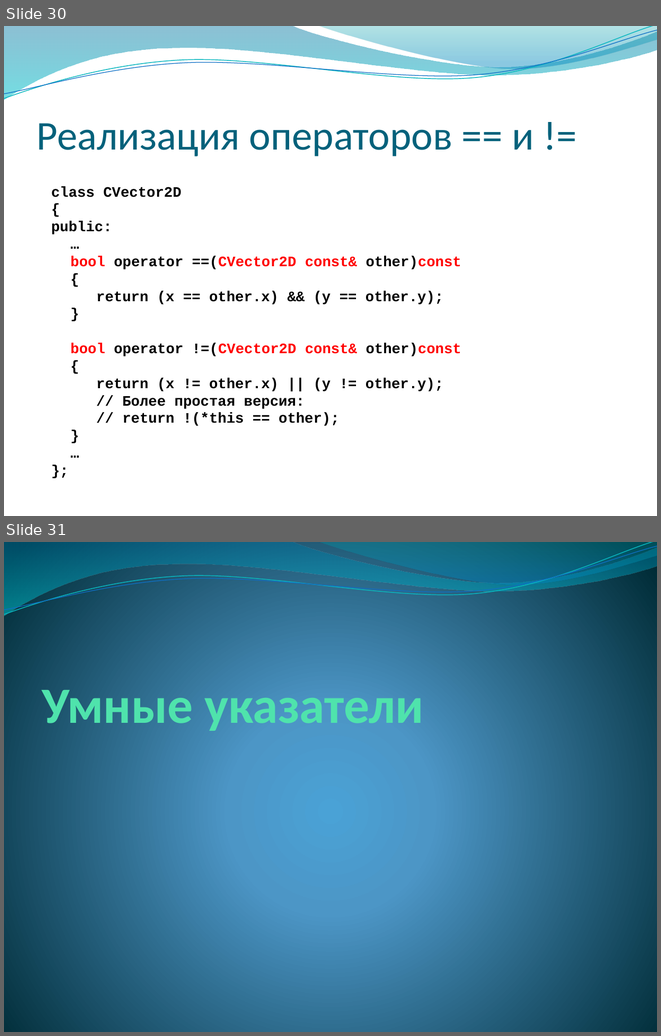
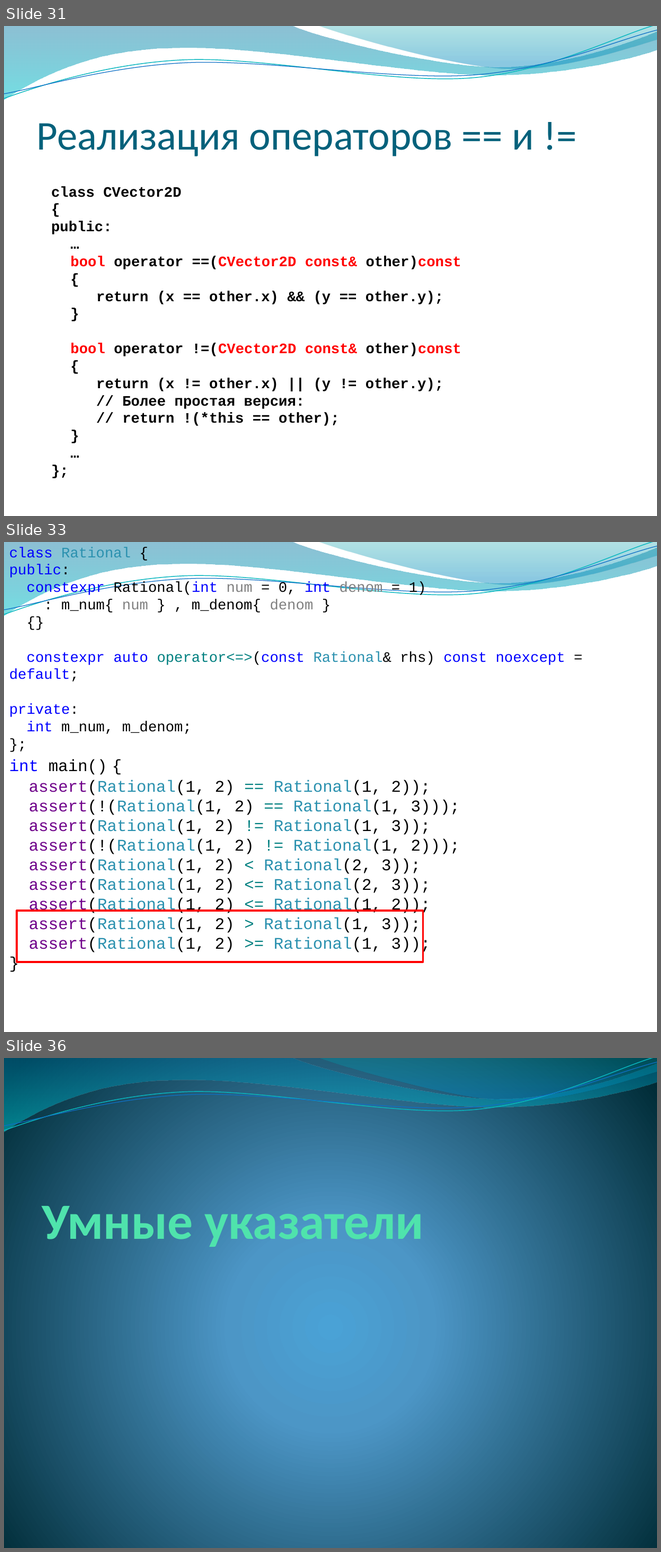
Before and after one commit to alexey-malov/oop, a slide deck: lectures/04/Дружественные функции и классы. Перегрузка операций.pptx. Shown one above the other, each under a label of ours: slides 30 and 31 before the commit, slides 31, 33 and 36 after it; the slides between them are not shown. The pictures are 661x1036 and 661x1552 pixels, drawn with LibreOffice and Linux fonts; fonts in the diff are those of the drawing; background and template pictures are left out. Boxes give left, top, right and bottom in pixels: in the first picture for what was removed or moved away, otherwise in the second. Text is boxed around its words. In the diff, an @@ line names an element or a change of style, - is before the commit and + after.

```diff
--- a/lectures/04/Дружественные функции и классы. Перегрузка операций.pptx
+++ b/lectures/04/Дружественные функции и классы. Перегрузка операций.pptx
@@ slide 33 added at [4, 542, 657, 1032], background picture (left out); not listed: 4 template elements that a slide beside it also shows @@
@@ text added at [9, 547, 565, 734], 16 pt, text #0000FF @@
+class Rational {
+public:
+constexpr Rational(int num = 0, int denom = 1)
+: m_num{ num } , m_denom{ denom }
+{}
+constexpr auto operator<=>(const Rational& rhs) const noexcept = default;
+private:
+int m_num, m_denom;
+};
@@ text added at [9, 759, 460, 953], 18 pt, text #2B91AF @@
+int main() {
+assert(Rational(1, 2) == Rational(1, 2));
+assert(!(Rational(1, 2) == Rational(1, 3)));
+assert(Rational(1, 2) != Rational(1, 3));
+assert(!(Rational(1, 2) != Rational(1, 2)));
+assert(Rational(1, 2) < Rational(2, 3));
+assert(Rational(1, 2) <= Rational(2, 3));
+assert(Rational(1, 2) <= Rational(1, 2));
+assert(Rational(1, 2) > Rational(1, 3));
+assert(Rational(1, 2) >= Rational(1, 3));
+}
@@ rectangle added at [17, 910, 423, 962], outline #FF0000 2 pt @@
@@ what was slide 30 is now slide 31 @@
@@ what was slide 31 is now slide 36 @@
```
Also in this commit, not shown: 2 slides changed, 4 other slides added, 2 other files.
